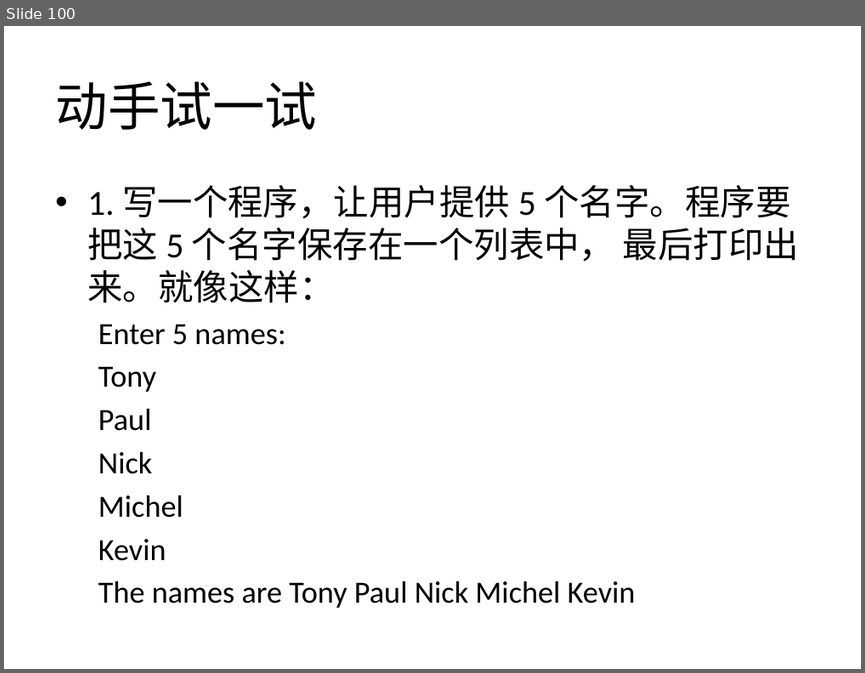
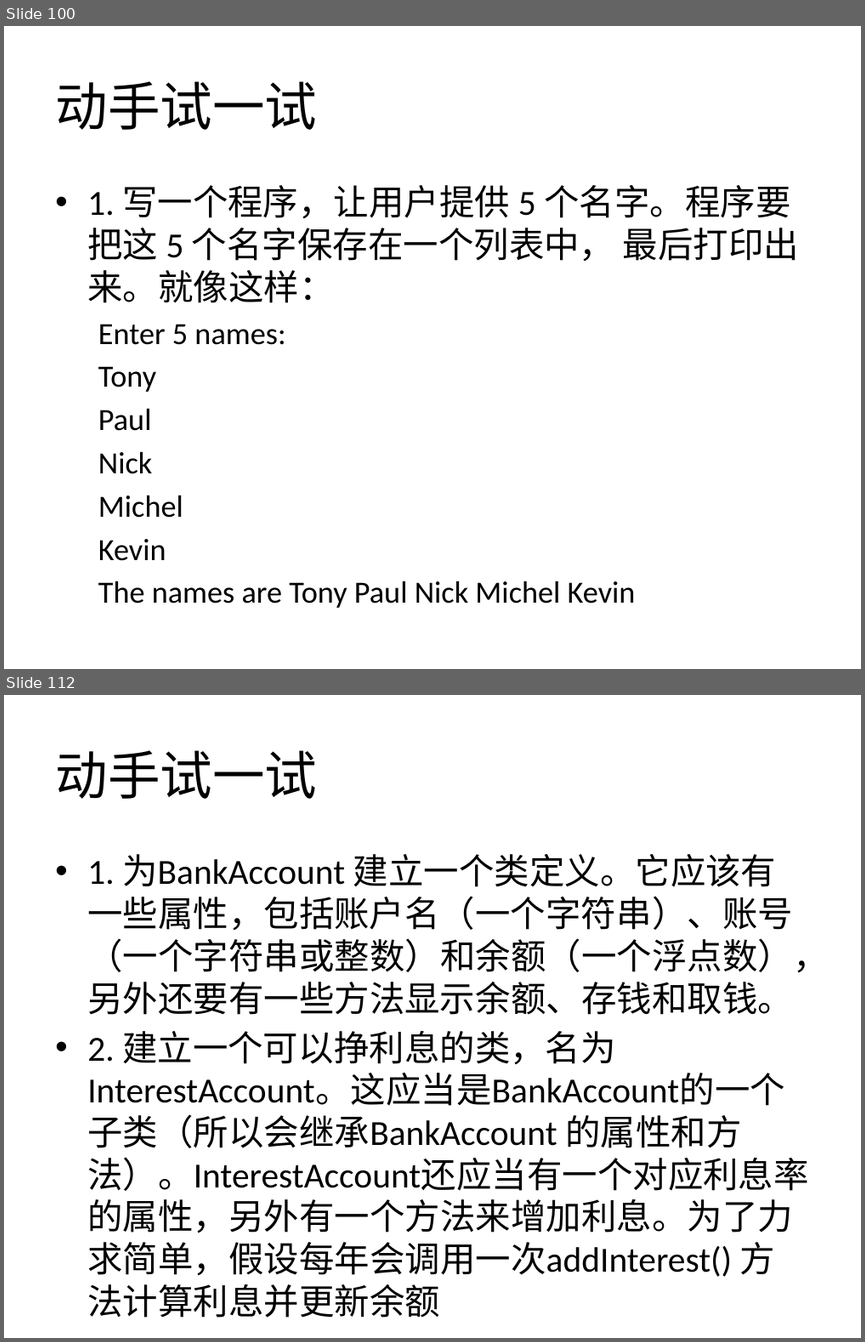
Before and after one commit to zhinan18/Python3, a slide deck: readme/Python3.pptx. Shown one above the other, each under a label of ours: slide 100 before the commit, slides 100 and 112 after it; the slides between them are not shown. The pictures are 865x673 and 865x1342 pixels, drawn with LibreOffice and Linux fonts; fonts in the diff are those of the drawing. Boxes give left, top, right and bottom in pixels: in the first picture for what was removed or moved away, otherwise in the second. Text is boxed around its words. In the diff, an @@ line names an element or a change of style, - is before the commit and + after.

```diff
--- a/readme/Python3.pptx
+++ b/readme/Python3.pptx
@@ slide 112 added at <box>4,695,861,1338</box>, background #FFFFFF @@
@@ title added at <box>55,750,317,799</box>, 44 pt, text #000000 @@
+动手试一试
@@ text added at <box>87,854,828,1276</box>, 29.6 pt, text #000000 @@
+• 1. 为BankAccount 建立一个类定义。它应该有一些属性，包括账户名（一个字符串）、账号（一个字符串或整数）和余额（一个浮点数），另外还要有一些方法显示余额、存钱和取钱。
+• 2. 建立一个可以挣利息的类，名为InterestAccount。这应当是BankAccount的一个子类（所以会继承BankAccount 的属性和方法）。InterestAccount还应当有一个对应利息率的属性，另外有一个方法来增加利息。为了力求简单，假设每年会调用一次addInterest() 方法计算利息并更新余额
```
Also in this commit, not shown: 21 other slides added, 12 other files.
